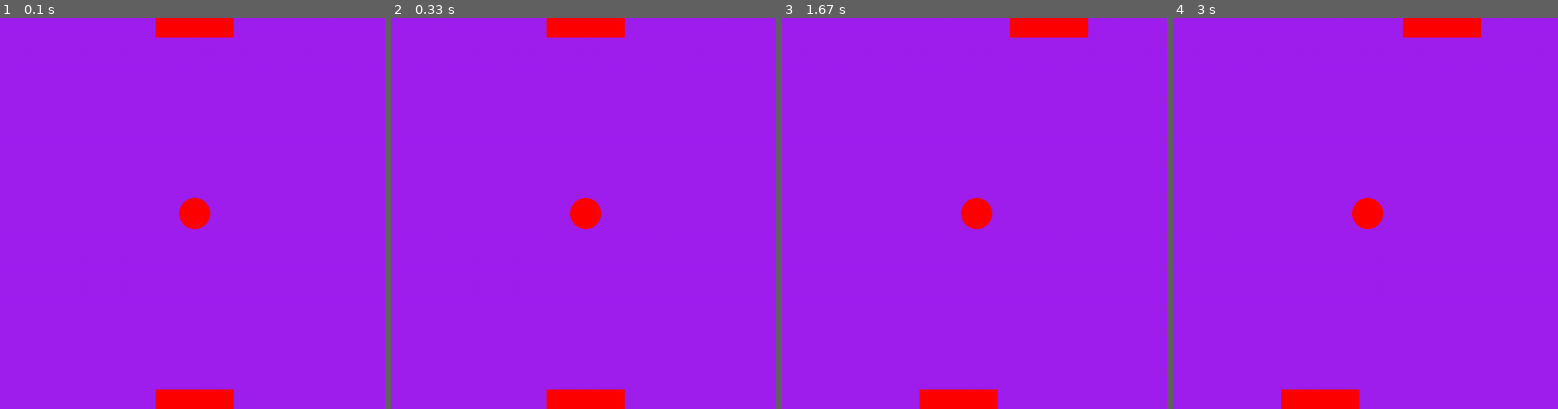
Above: before the commit, frames 1-4 (left to right).
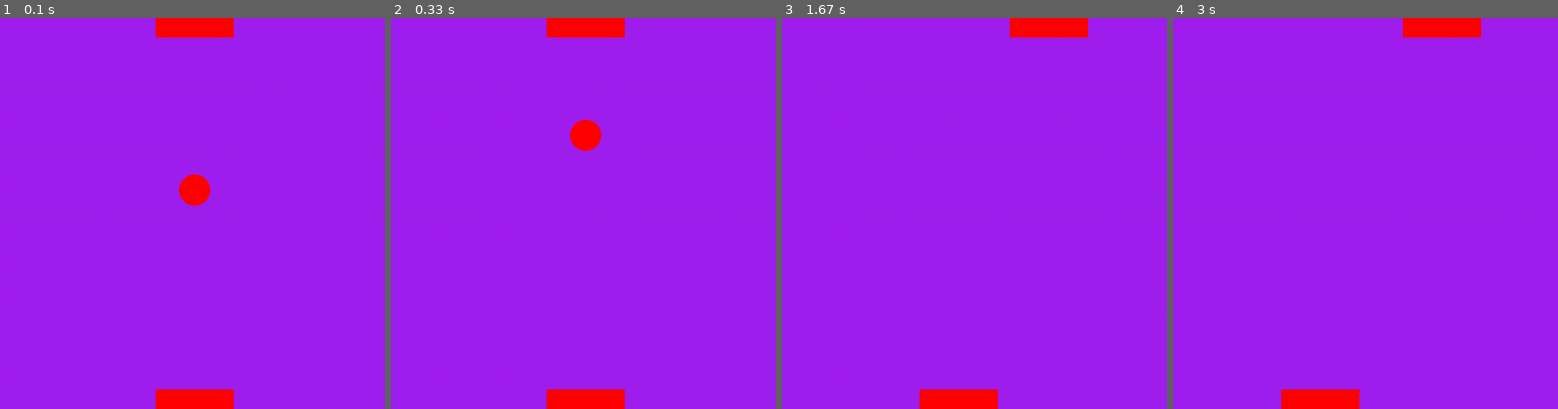
Above: after the commit, the same moments.

Repository: coolant9/computer_program
Game: pygame game, started from pygame/lesson2.py
The game is run twice, just before and just after one commit, with the same random seed, the same clock (stepped at 60 frames per second) and the same inputs.
Inputs:
- Up to frame 1 (0.1 s): no input
- Up to frame 2 (0.33 s): no input
- Up to frame 3 (1.67 s): hold D 0.33-0.8 s; hold D 0.83-1.3 s; tap J at 0.9, 1.2, 1.4 s; hold A from 1.33 s (still down)
- Up to frame 4 (3 s): tap J at 1.7, 1.97, 2.27, 2.4, 2.7 s; release A at 1.87 s; hold A 1.9-2.3 s; hold D 2.33-2.97 s

The runs differ from the first frame. In frame 1, 0.9% of the frame differs, in the area x 46-55%, y 40-54%; in frame 2, 1.0%, in the area x 46-55%, y 26-54%; in frame 3, 0.5%; in frame 4, 0.5%.

Commit message:
made ball move

Diff:
--- a/pygame/lesson2.py
+++ b/pygame/lesson2.py
@@ -7,7 +7,7 @@
 clock = pygame.time.Clock()
 running = True
 dt = 0
-
+x = 500
 player_pos = pygame.Vector2(screen.get_width() / 2, screen.get_height() / 2)
 rectangle1_left = 400
 rectangle2_left = 400
@@ -20,11 +20,11 @@
 
     # fill the screen with a color to wipe away anything from last frame
     screen.fill("purple")
+    player_pos.y -= 10
+    pygame.draw.circle(screen, "red", player_pos, 40)
 
-    pygame.draw.circle(screen, "red", player_pos, 40)
     rectangle1 = pygame.Rect(rectangle1_left,0, 200, 50)
     rectangle2 = pygame.Rect(rectangle2_left,950, 200, 50)
-
     pygame.draw.rect(screen,'red', rectangle1)
     pygame.draw.rect(screen,'red', rectangle2)
     keys = pygame.key.get_pressed()
@@ -45,5 +45,5 @@
     # dt is delta time in seconds since last frame, used for framerate-
     # independent physics.
     dt = clock.tick(60) / 1000
-
+x = x-50
 pygame.quit()
